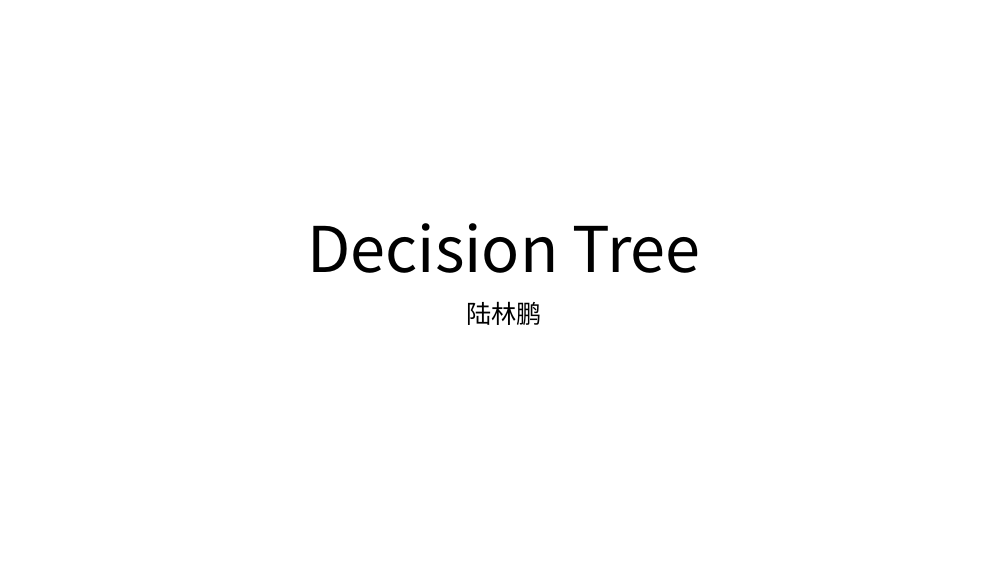
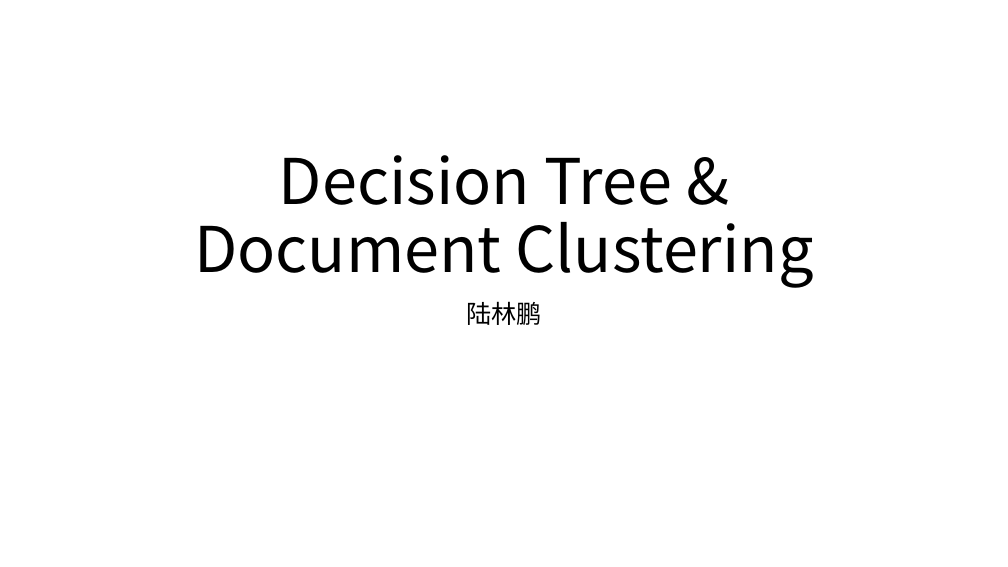
Before and after one commit to JackLuSun/InfoTheory, a slide deck: slide 1 of GroupHomework/Record.pptx. Drawn at 1008x567 pixels with LibreOffice and Linux fonts; fonts in the diff are those of the drawing. Boxes give left, top, right and bottom in pixels: in the first picture for what was removed or moved away, otherwise in the second. Text is boxed around its words. In the diff, an @@ line names an element or a change of style, - is before the commit and + after.

```diff
--- a/GroupHomework/Record.pptx
+++ b/GroupHomework/Record.pptx
@@ title at (194, 155, 814, 288): text changed @@
-Decision Tree
+Decision Tree & Document Clustering
```
Also in this commit, not shown: 3 other slides changed, 4 slides added, 2 slides removed, 7 other files.
